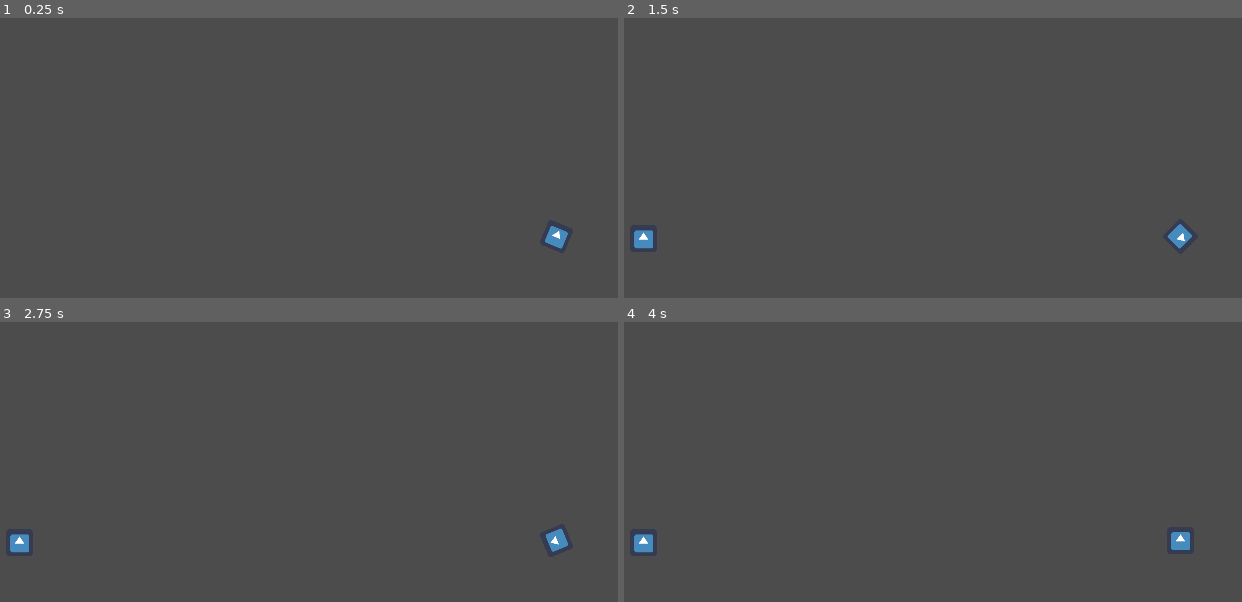
Above: before the commit, frames 1-4 (two rows, left to right).
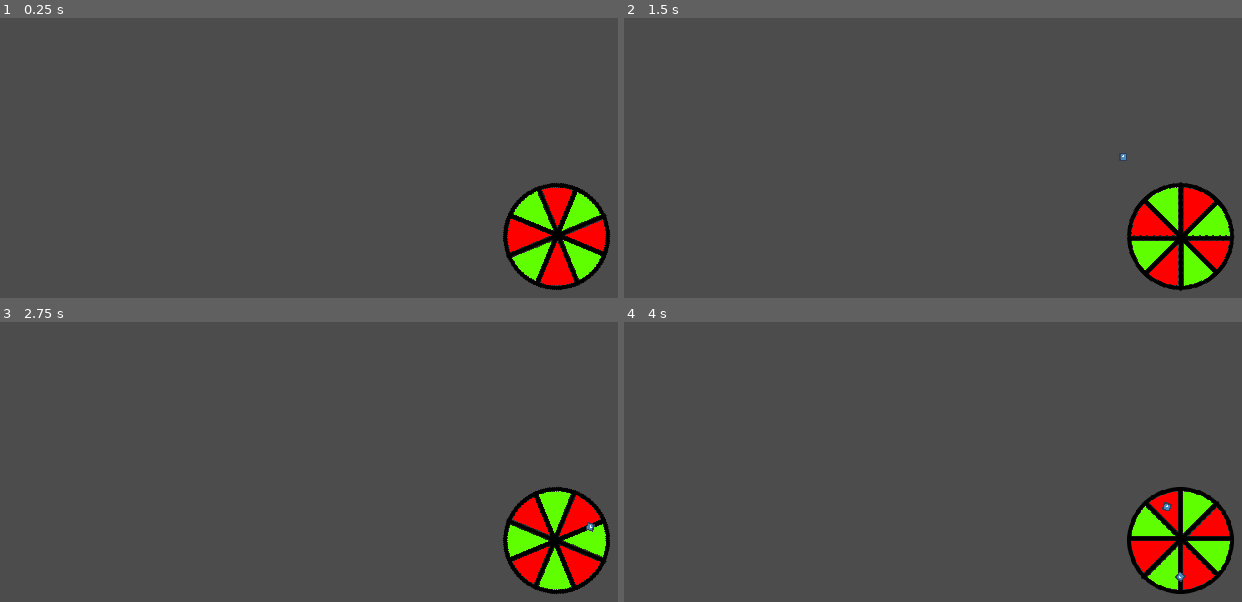
Above: after the commit, the same moments.

Repository: yimmit303/Creepy_Clown_Carnival
Game: Godot game, scene res://Minigames/Knife Game/Knife_Game.tscn
The game is run twice, just before and just after one commit, with the same random seed, the same clock (stepped at 60 frames per second) and the same inputs. This scene is started directly instead of the project's main scene. The engine's default icon, where the game draws it, is replaced by a stand-in: a white triangle on a blue panel in a dark square.
Inputs (mouse positions are in pixels of both pictures, inside the frame that each line leads up to):
- Up to frame 1 (0.25 s): no input
- Up to frame 2 (1.5 s): move the mouse to (1099, 99) at 0.52 s; hold D (move_right) 0.53-1.28 s; tap E (select) at 0.6, 1.35 s; click (1099, 99) at 0.67 s; tap Space (move_jump) at 0.77 s; move the mouse to (766, 144) at 1.27 s; hold S (move_back) from 1.28 s (still down)
- Up to frame 3 (2.75 s): tap Space (move_jump) at 1.52 s; move the mouse to (383, 324) at 2.02 s; release S (move_back) at 2.03 s; hold D (move_right) from 2.03 s (still down); tap E (select) at 2.1 s
- Up to frame 4 (4 s): move the mouse to (883, 515) at 2.77 s; release D (move_right) at 2.78 s; hold W (move_forward) 2.78-3.53 s; tap E (select) at 2.85, 3.6 s; click (883, 515) at 2.92 s; tap Space (move_jump) at 3.02, 3.77 s; move the mouse to (1167, 492) at 3.52 s; hold A (move_left) from 3.53 s (still down)

The runs differ from the first frame. In frame 1, 5.1% of the frame differs, in the area x 81-99%, y 58-98%; in frame 2, 5.4%, in the area x 1-99%, y 48-98%; in frame 3, 5.3%; in frame 4, 5.3%.

Commit message:
working prototype knife game

Diff:
--- /dev/null
+++ b/Minigames/Knife Game/Knife.gd
@@ -0,0 +1,40 @@
+extends KinematicBody2D
+
+var lifetime = 15.0
+var stuck = false
+var vel = Vector2.ZERO
+const UP = Vector2(0, -1)
+const GRAVITY = 1.5
+const MAXFALL = 200
+const FRICTION = 0.05
+
+func throw(force, angle):
+	var x = cos(angle) * force
+	var y = -sin(angle) * force
+	self.vel = Vector2(x, y)
+
+func reparent():
+	var wheel = self.get_parent().get_parent().get_child(0)
+	var old = self.get_parent()
+	var transformation = get_global_transform()
+	old.remove_child(self)
+	wheel.add_child(self)
+	set_global_transform(transformation)
+
+func _physics_process(delta):
+	if not stuck:
+		self.vel.x -= FRICTION
+		if self.vel.x <= 0:
+			self.vel.x = 0
+		self.vel.y += GRAVITY
+		if self.vel.y > MAXFALL:
+			self.vel.y = MAXFALL
+		var collide = move_and_collide(self.vel, false)
+		if collide:
+			stuck = true
+			self.vel = Vector2.ZERO
+			reparent()
+	if stuck:
+		lifetime -= delta
+		if lifetime <= 0:
+			queue_free()
--- a/Minigames/Knife Game/Knife.tscn
+++ b/Minigames/Knife Game/Knife.tscn
@@ -1,14 +1,18 @@
-[gd_scene load_steps=3 format=2]
+[gd_scene load_steps=4 format=2]
 
 [ext_resource path="res://icon.png" type="Texture" id=1]
+[ext_resource path="res://Minigames/Knife Game/Knife.gd" type="Script" id=2]
 
 [sub_resource type="CircleShape2D" id=1]
-radius = 43.694
+radius = 8.81693
 
 [node name="Knife" type="KinematicBody2D"]
+script = ExtResource( 2 )
 
 [node name="Sprite" type="Sprite" parent="."]
+scale = Vector2( 0.3, 0.3 )
 texture = ExtResource( 1 )
 
 [node name="CollisionShape2D" type="CollisionShape2D" parent="."]
+position = Vector2( 0.187073, 0.187073 )
 shape = SubResource( 1 )
--- a/Minigames/Knife Game/Knife_Game.tscn
+++ b/Minigames/Knife Game/Knife_Game.tscn
@@ -6,7 +6,7 @@
 [node name="Knife_Game" type="Node2D"]
 
 [node name="Wheel" parent="." instance=ExtResource( 1 )]
-position = Vector2( 1570.72, 817.415 )
+position = Vector2( 1570.98, 817.15 )
 
 [node name="Knife_Spawner" parent="." instance=ExtResource( 2 )]
 position = Vector2( 281.93, 822.705 )
--- a/Minigames/Knife Game/Knife_Spawner.gd
+++ b/Minigames/Knife Game/Knife_Spawner.gd
@@ -20,6 +20,7 @@
 		delay = max_delay
 		set_spawn = false
 		var new_knife = knife.instance()
+		new_knife.throw(48, 45)
 		self.add_child(new_knife)
 	else:
 		delay -= delta
--- a/Minigames/Knife Game/Wheel.tscn
+++ b/Minigames/Knife Game/Wheel.tscn
@@ -1,6 +1,6 @@
 [gd_scene load_steps=4 format=2]
 
-[ext_resource path="res://icon.png" type="Texture" id=1]
+[ext_resource path="res://Minigames/Knife Game/Sprites/wheel.png" type="Texture" id=1]
 [ext_resource path="res://Minigames/Knife Game/Wheel.gd" type="Script" id=2]
 
 [sub_resource type="CircleShape2D" id=1]
@@ -13,4 +13,5 @@
 shape = SubResource( 1 )
 
 [node name="Sprite" type="Sprite" parent="."]
+scale = Vector2( 2, 2 )
 texture = ExtResource( 1 )
Binary file added: Minigames/Knife Game/Sprites/wheel.png
Not shown, added: Minigames/Knife Game/Sprites/wheel.png.import
